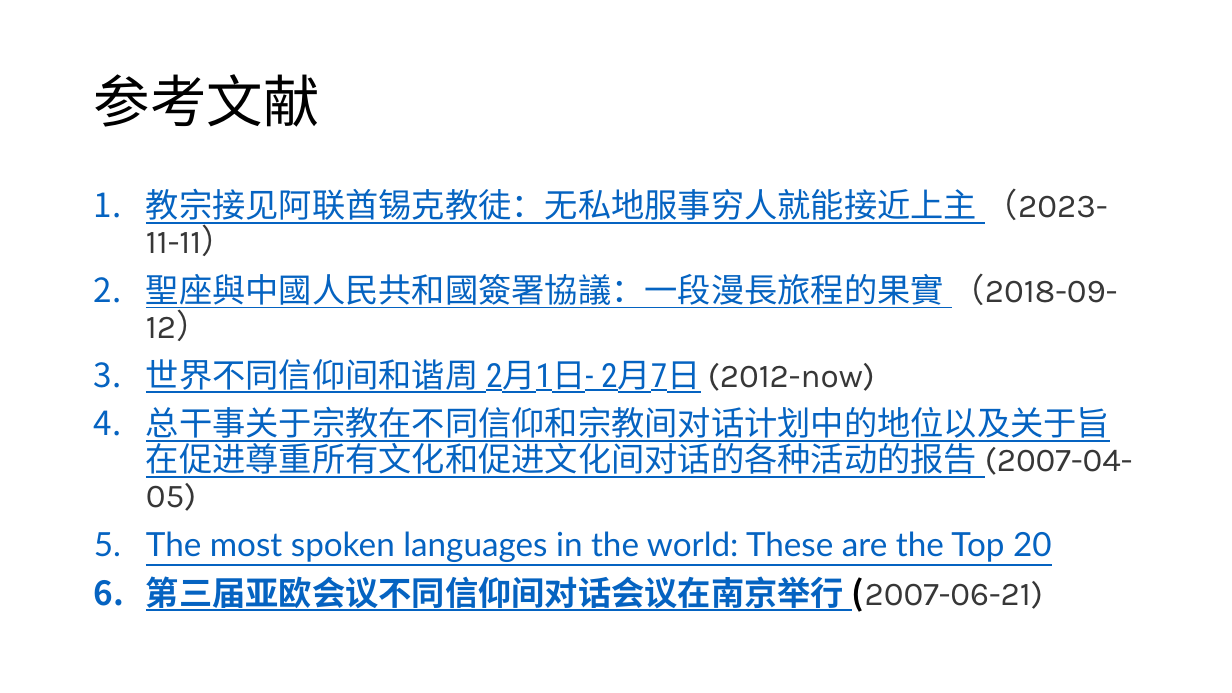
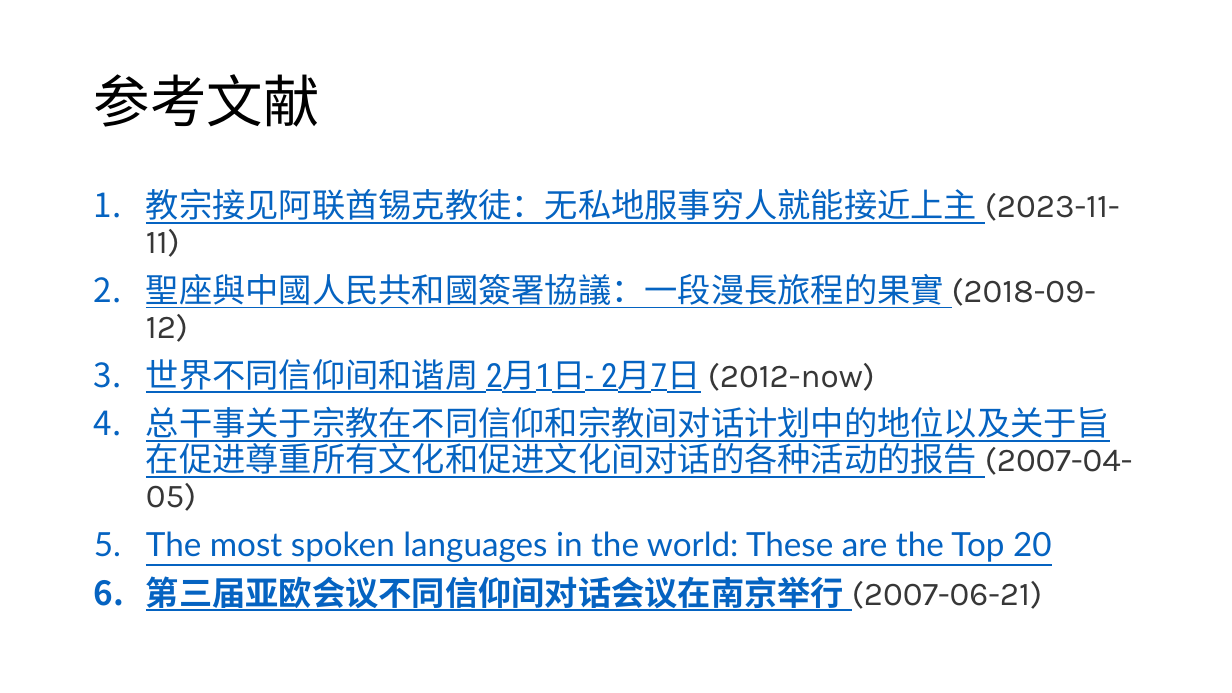
Before and after one commit to howardyang2009/Amber, a slide deck: slide 10 of P(Path)/RP(ReligionPath)/信仰之路（中文）.pptx. Drawn at 1232x693 pixels with LibreOffice and Linux fonts; fonts in the diff are those of the drawing. Boxes give left, top, right and bottom in pixels: in the first picture for what was removed or moved away, otherwise in the second. Text is boxed around its words. In the diff, an @@ line names an element or a change of style, - is before the commit and + after.

```diff
--- a/P(Path)/RP(ReligionPath)/信仰之路（中文）.pptx
+++ b/P(Path)/RP(ReligionPath)/信仰之路（中文）.pptx
@@ text at (146,188,1120,342): text changed @@
-1. 教宗接见阿联酋锡克教徒：无私地服事穷人就能接近上主 （2023-11-11）
-2. 聖座與中國人民共和國簽署協議：一段漫長旅程的果實 （2018-09-12）
+1. 教宗接见阿联酋锡克教徒：无私地服事穷人就能接近上主 (2023-11-11)
+2. 聖座與中國人民共和國簽署協議：一段漫長旅程的果實 (2018-09-12)
@@ text at (146,576,1042,611): font Noto Sans CJK SC to Karla, text colour #000000 to #373737, bold off in "(2007-06-21)" @@
```
Also in this commit, not shown: 1 other slide changed, 4 other files.
